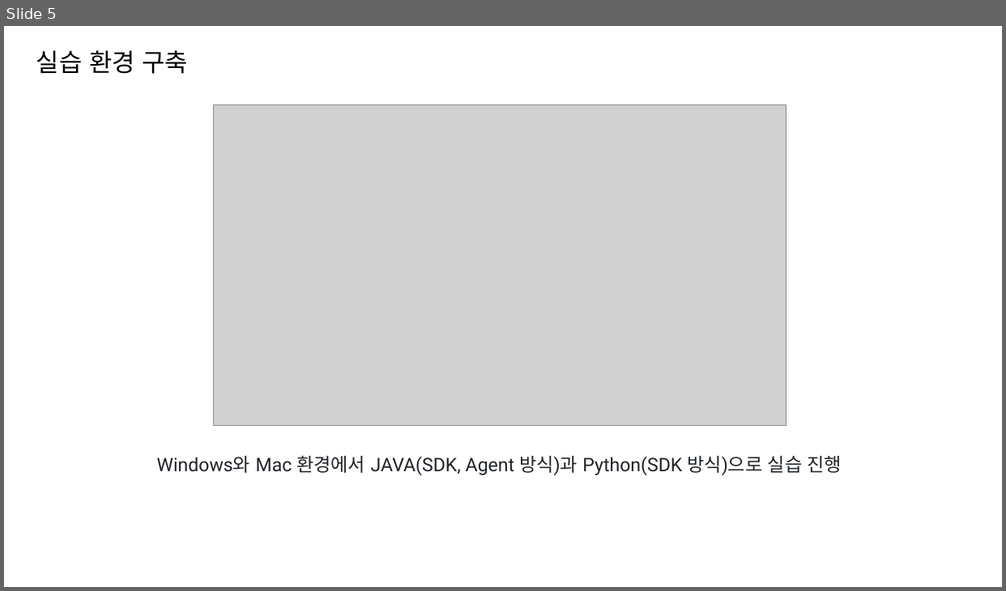
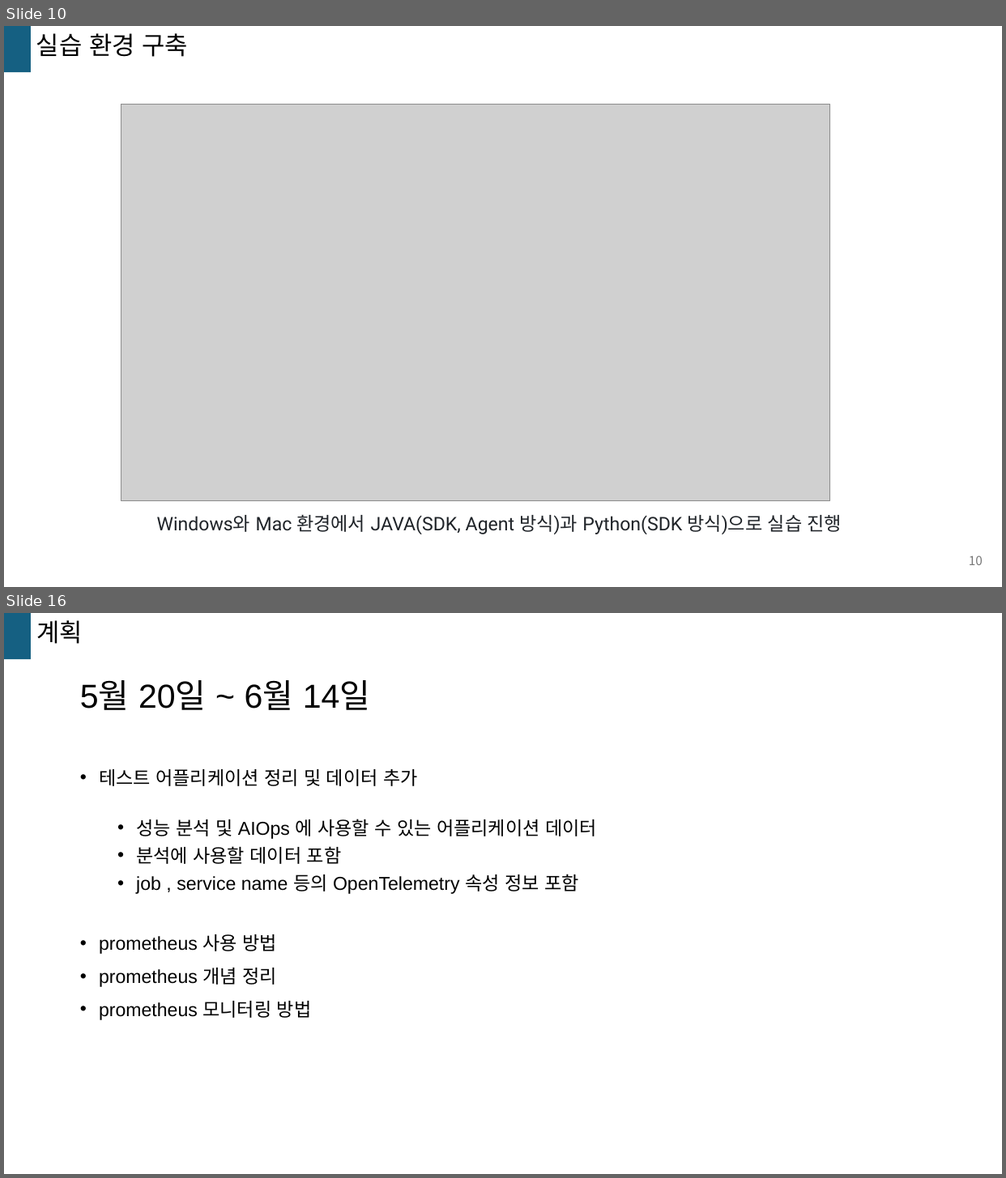
Before and after one commit to kkimsungchul/otel, a slide deck: [Otel]정리.pptx. Shown one above the other, each under a label of ours: slide 5 before the commit, slides 10 and 16 after it; the slides between them are not shown. The pictures are 1006x591 and 1006x1178 pixels, drawn with LibreOffice and Linux fonts; fonts in the diff are those of the drawing; grey boxes stand for pictures. Boxes give left, top, right and bottom in pixels: in the first picture for what was removed or moved away, otherwise in the second. Text is boxed around its words. In the diff, an @@ line names an element or a change of style, - is before the commit and + after.

Commit message:
240516 otel 내용 정리

```diff
--- a/[Otel]정리.pptx
+++ b/[Otel]정리.pptx
@@ slide 16 added at box(4, 613, 1002, 1174), background #FFFFFF; not listed: 1 template element that a slide beside it also shows @@
@@ text added at box(36, 620, 83, 644), 24 pt, text #000000 @@
+계획
@@ title added at box(80, 681, 371, 710), 32 pt, text #000000 @@
+5월 20일 ~ 6월 14일
@@ text added at box(99, 769, 597, 1020), 18 pt, text #000000 @@
+• 테스트 어플리케이션 정리 및 데이터 추가
+  • 성능 분석 및 AIOps 에 사용할 수 있는 어플리케이션 데이터
+  • 분석에 사용할 데이터 포함
+  • job , service name 등의 OpenTelemetry 속성 정보 포함
+• prometheus 사용 방법
+• prometheus 개념 정리
+• prometheus 모니터링 방법
@@ what was slide 5 is now slide 10 @@
@@ slide 10 changed as well @@
@@ rectangle added at box(4, 26, 31, 72), fill #156082 @@
@@ text "실습 환경 구축": place and size @@
-text "실습 환경 구축" at box(36, 50, 189, 74)
+text "실습 환경 구축" at box(36, 33, 189, 57)
@@ picture: place and size @@
-picture at box(213, 105, 786, 426)
+picture at box(121, 105, 829, 501)
@@ text "Windows와 Mac 환경에서 JAVA(SDK, Agent ...": place and size @@
-text "Windows와 Mac 환경에서 JAVA(SDK, Agent ..." at box(157, 456, 842, 476)
+text "Windows와 Mac 환경에서 JAVA(SDK, Agent ..." at box(157, 515, 842, 535)
@@ page number added at box(969, 556, 982, 565), 12 pt, text #797979 @@
+10
```
Also in this commit, not shown: 5 other slides changed, 9 other slides added, 3 slides removed, 2 other files.
